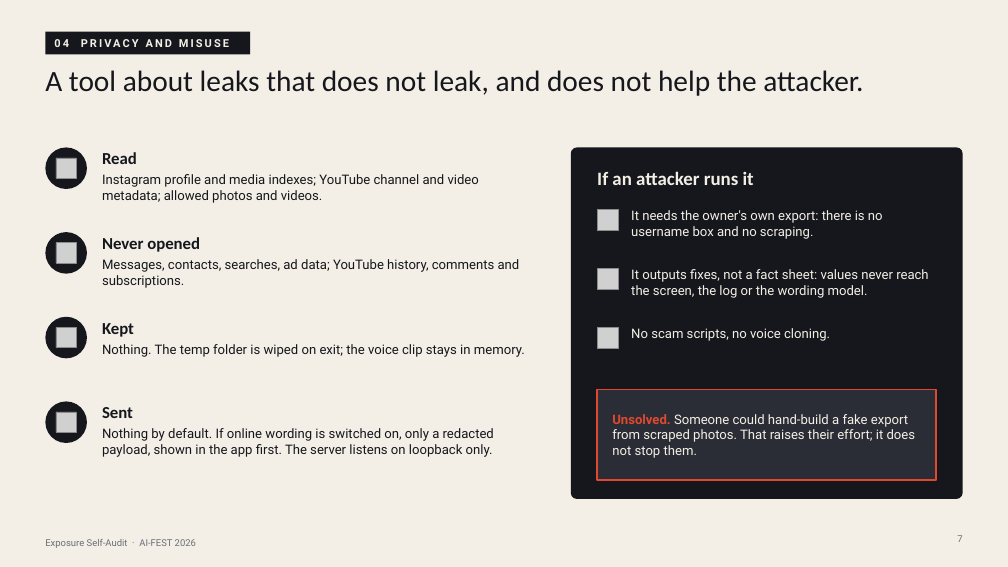
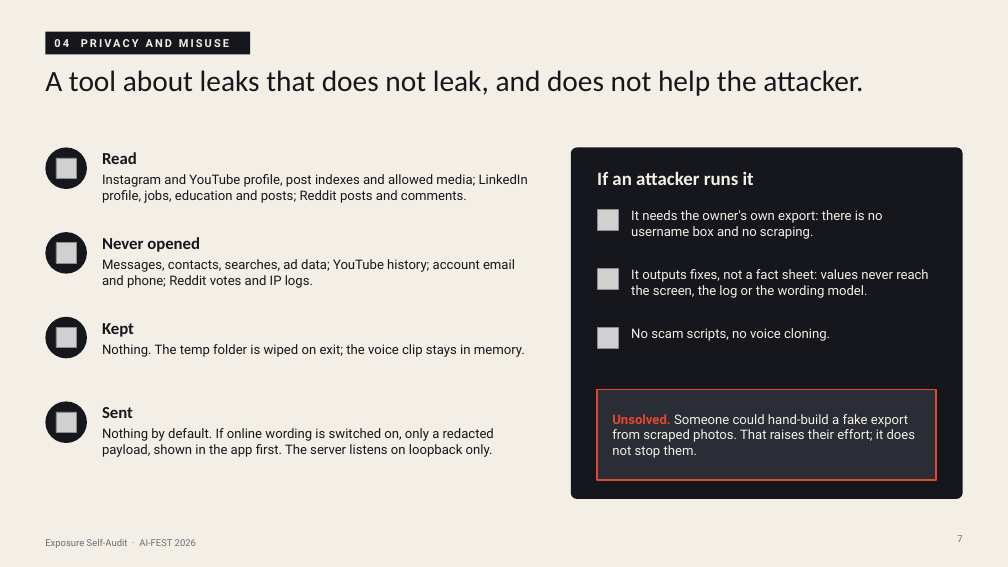
Before and after one commit to GeneralAumsum07/AI-fest-26-CSE, a slide deck: slide 7 of deck/exposure-self-audit.pptx. Drawn at 1008x567 pixels with LibreOffice and Linux fonts; fonts in the diff are those of the drawing; grey boxes stand for pictures. Boxes give left, top, right and bottom in pixels: in the first picture for what was removed or moved away, otherwise in the second. Text is boxed around its words. In the diff, an @@ line names an element or a change of style, - is before the commit and + after.

Commit message:
deck: LinkedIn and Reddit built (text only); update read/never-opened rows and limits

```diff
--- a/deck/exposure-self-audit.pptx
+++ b/deck/exposure-self-audit.pptx
@@ text at (102,174,528,203): text changed @@
-Instagram profile and media indexes; YouTube channel and video metadata; allowed photos and videos.
+Instagram and YouTube profile, post indexes and allowed media; LinkedIn profile, jobs, education and posts; Reddit posts and comments.
@@ text at (102,259,515,288): text changed @@
-Messages, contacts, searches, ad data; YouTube history, comments and subscriptions.
+Messages, contacts, searches, ad data; YouTube history; account email and phone; Reddit votes and IP logs.
```
Also in this commit, not shown: 3 other slides changed, 1 other file.
